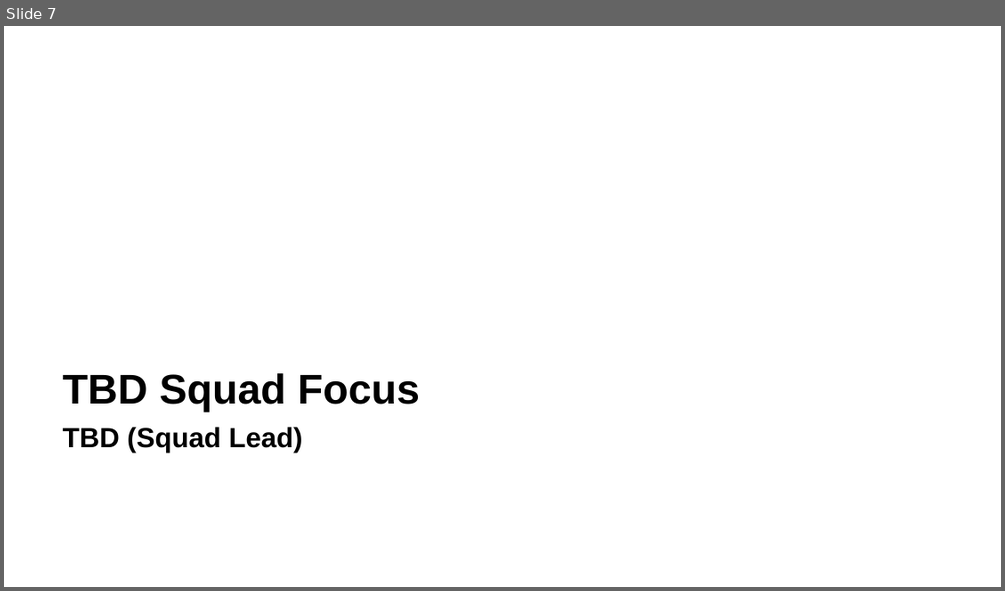
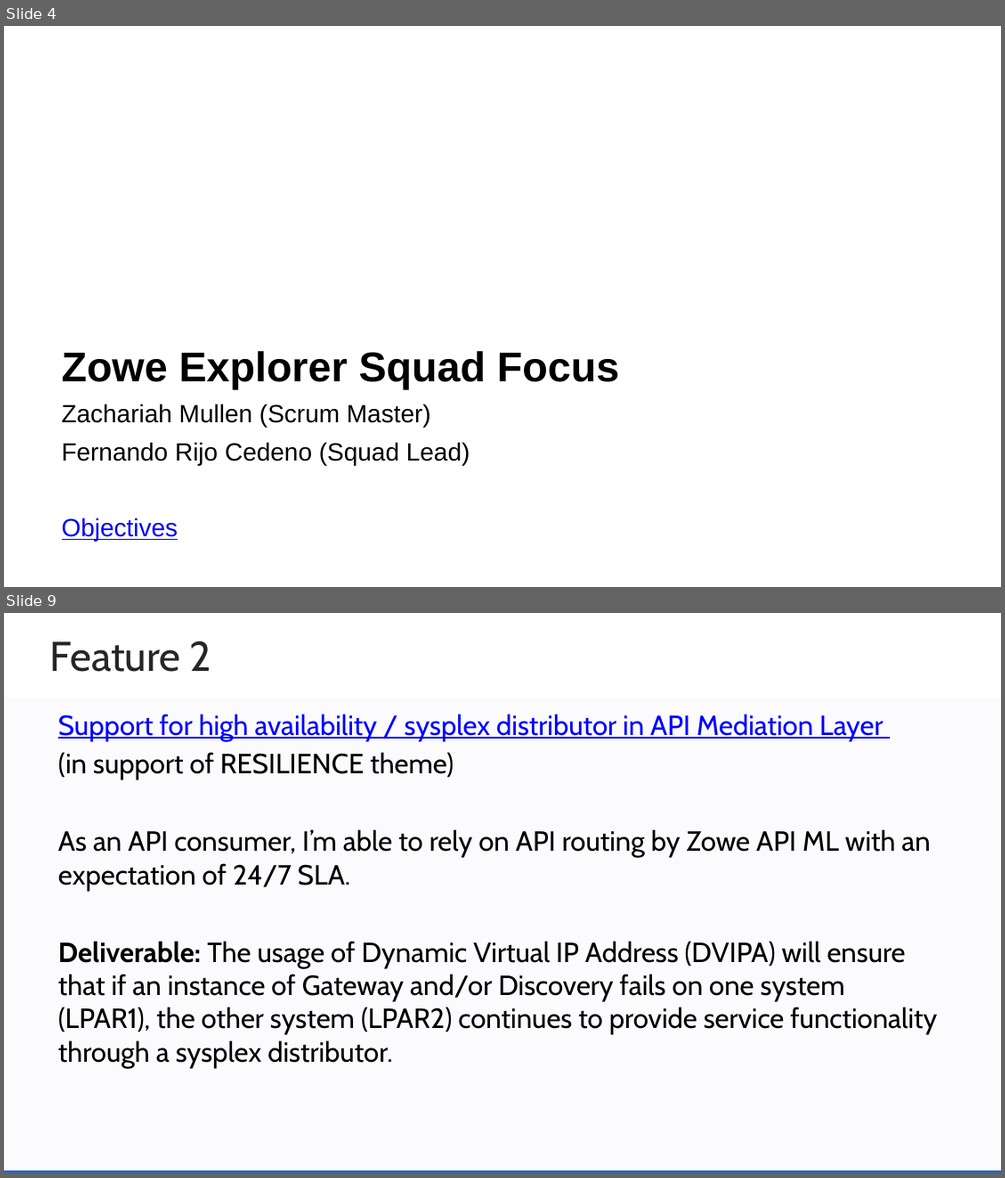
Before and after one commit to zowe/community, a slide deck: Project Management/PI Planning/20PI4 Planning/Zowe Community Squad Focus for 20PI4.pptx. Shown one above the other, each under a label of ours: slide 7 before the commit, slides 4 and 9 after it; the slides between them are not shown. The pictures are 1005x591 and 1005x1178 pixels, drawn with LibreOffice and Linux fonts; fonts in the diff are those of the drawing; background and template pictures are left out. Boxes give left, top, right and bottom in pixels: in the first picture for what was removed or moved away, otherwise in the second. Text is boxed around its words. In the diff, an @@ line names an element or a change of style, - is before the commit and + after.

```diff
--- a/Project Management/PI Planning/20PI4 Planning/Zowe Community Squad Focus for 20PI4.pptx
+++ b/Project Management/PI Planning/20PI4 Planning/Zowe Community Squad Focus for 20PI4.pptx
@@ slide 9 added at [4, 613, 1001, 1174], background #FFFFFF @@
@@ text added at [50, 641, 211, 672], 30 pt, text #262626 @@
+Feature 2
@@ rectangle added at [4, 697, 1001, 1173], fill #3664AD at 2% opacity @@
@@ text added at [58, 714, 937, 1068], 20 pt, text #000000 @@
+Support for high availability / sysplex distributor in API Mediation Layer
+(in support of RESILIENCE theme)
+As an API consumer, I’m able to rely on API routing by Zowe API ML with an expectation of 24/7 SLA.
+Deliverable: The usage of Dynamic Virtual IP Address (DVIPA) will ensure that if an instance of Gateway and/or Discovery fails on one system (LPAR1), the other system (LPAR2) continues to provide service functionality through a sysplex distributor.
@@ rectangle added at [4, 1170, 1001, 1174], fill #3664AD @@
@@ what was slide 7 is now slide 4 @@
@@ slide 4 changed as well @@
@@ text at [62, 351, 619, 540]: text changed; size 20 to 18 pt; bold off @@
-TBD Squad Focus
-TBD (Squad Lead)
+Zowe Explorer Squad Focus
+Zachariah Mullen (Scrum Master)
+Fernando Rijo Cedeno (Squad Lead)
+Objectives
```
Also in this commit, not shown: 3 other slides changed, 47 other slides added, 4 slides removed.
